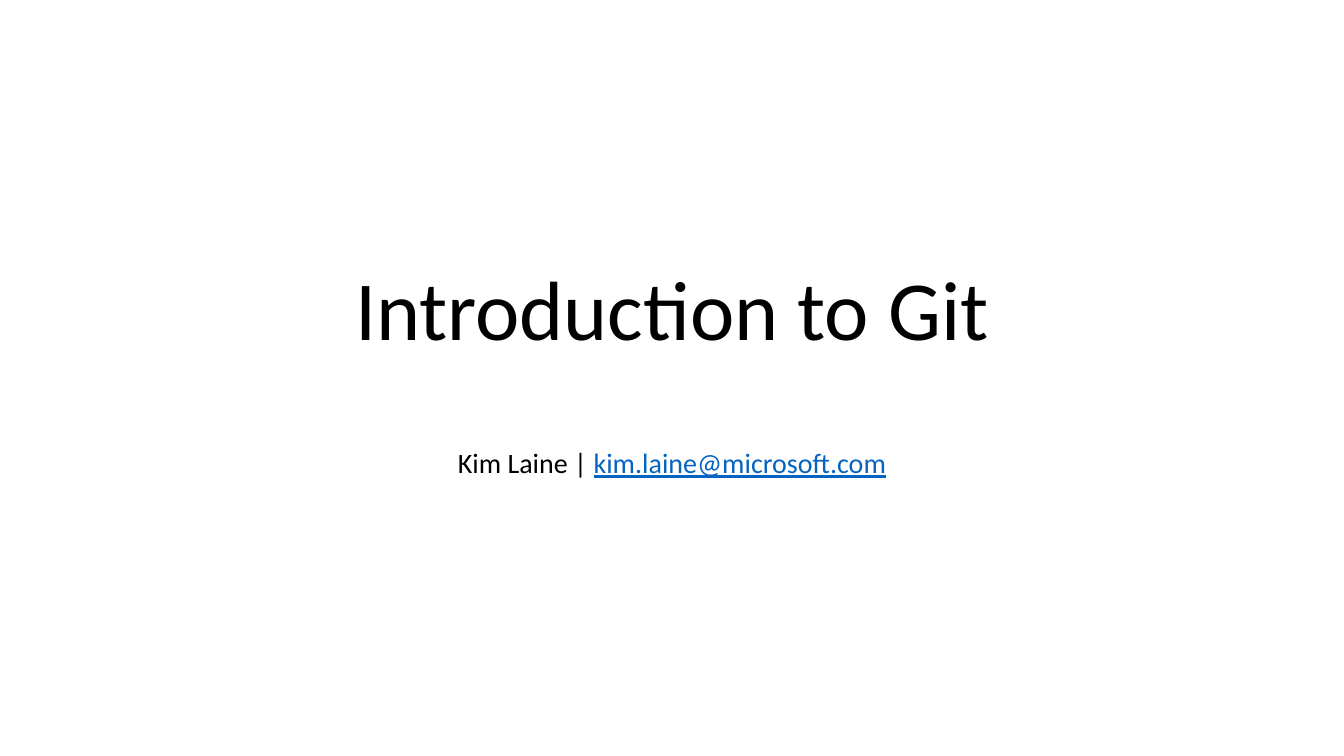
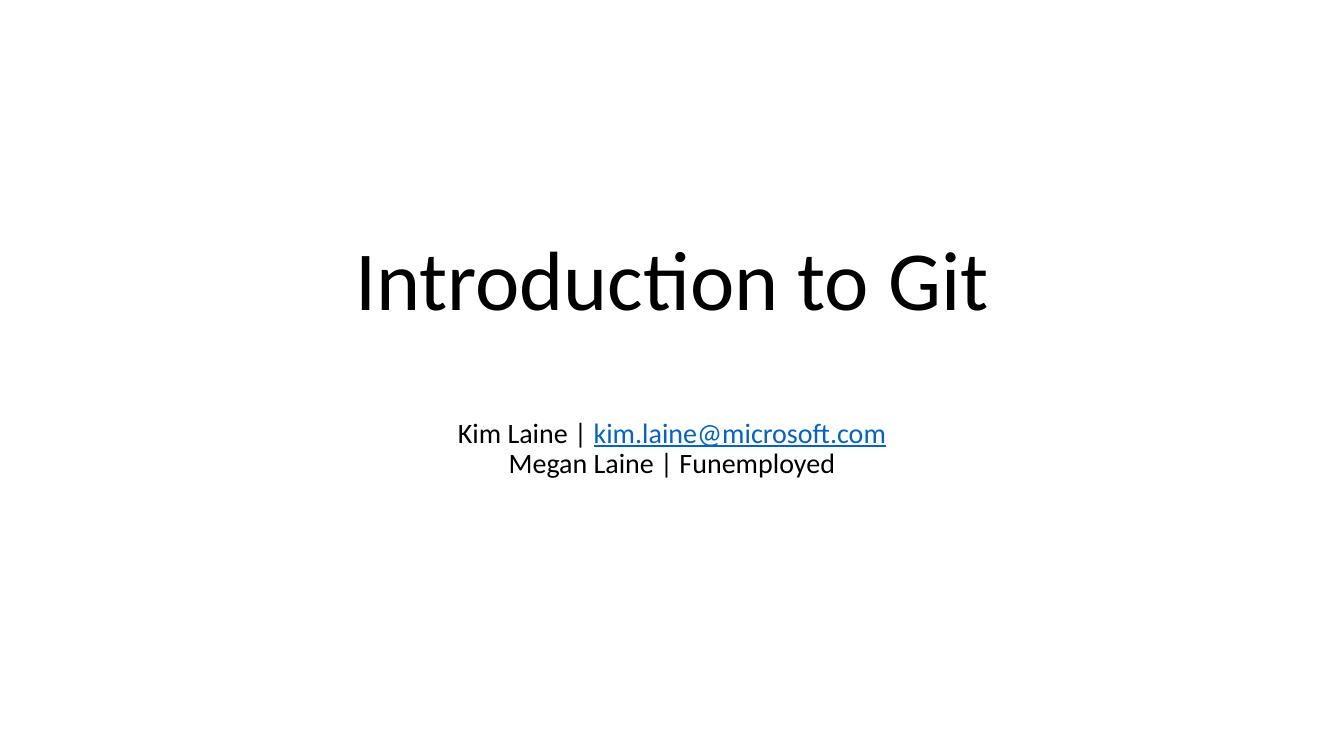
Before and after one commit to kimlaine/GreatAtGit, a slide deck: slide 1 of GitForHumans.pptx. Drawn at 1344x756 pixels with LibreOffice and Linux fonts; fonts in the diff are those of the drawing. Boxes give left, top, right and bottom in pixels: in the first picture for what was removed or moved away, otherwise in the second. Text is boxed around its words. In the diff, an @@ line names an element or a change of style, - is before the commit and + after.

```diff
--- a/GitForHumans.pptx
+++ b/GitForHumans.pptx
@@ title at box(355, 251, 988, 478): text changed @@
-Introduction to Git
-Kim Laine | kim.laine@microsoft.com
+Introduction to Git
+Kim Laine | kim.laine@microsoft.com
+Megan Laine | Funemployed
```
Also in this commit, not shown: 2 other slides changed.
